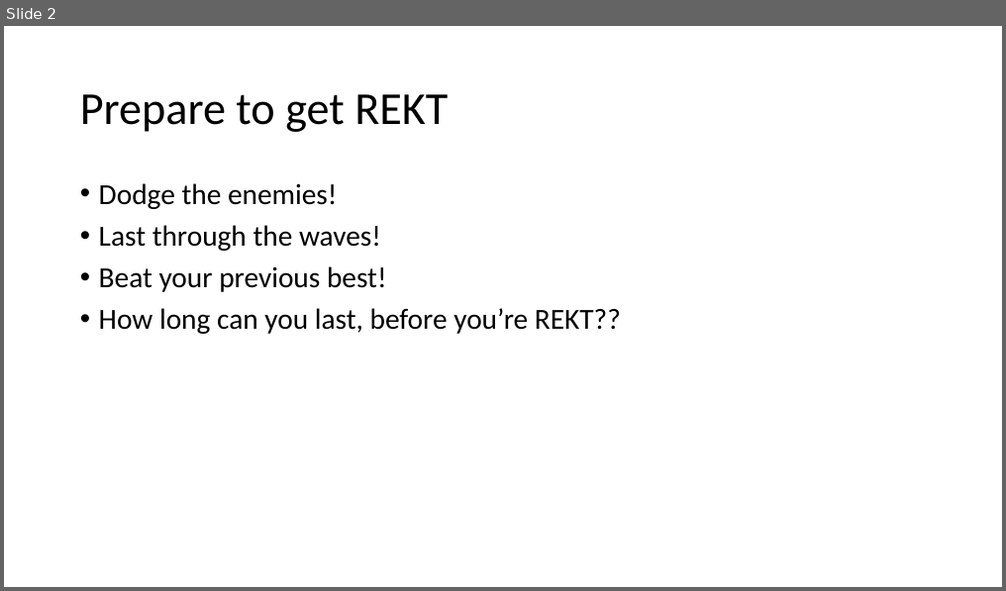
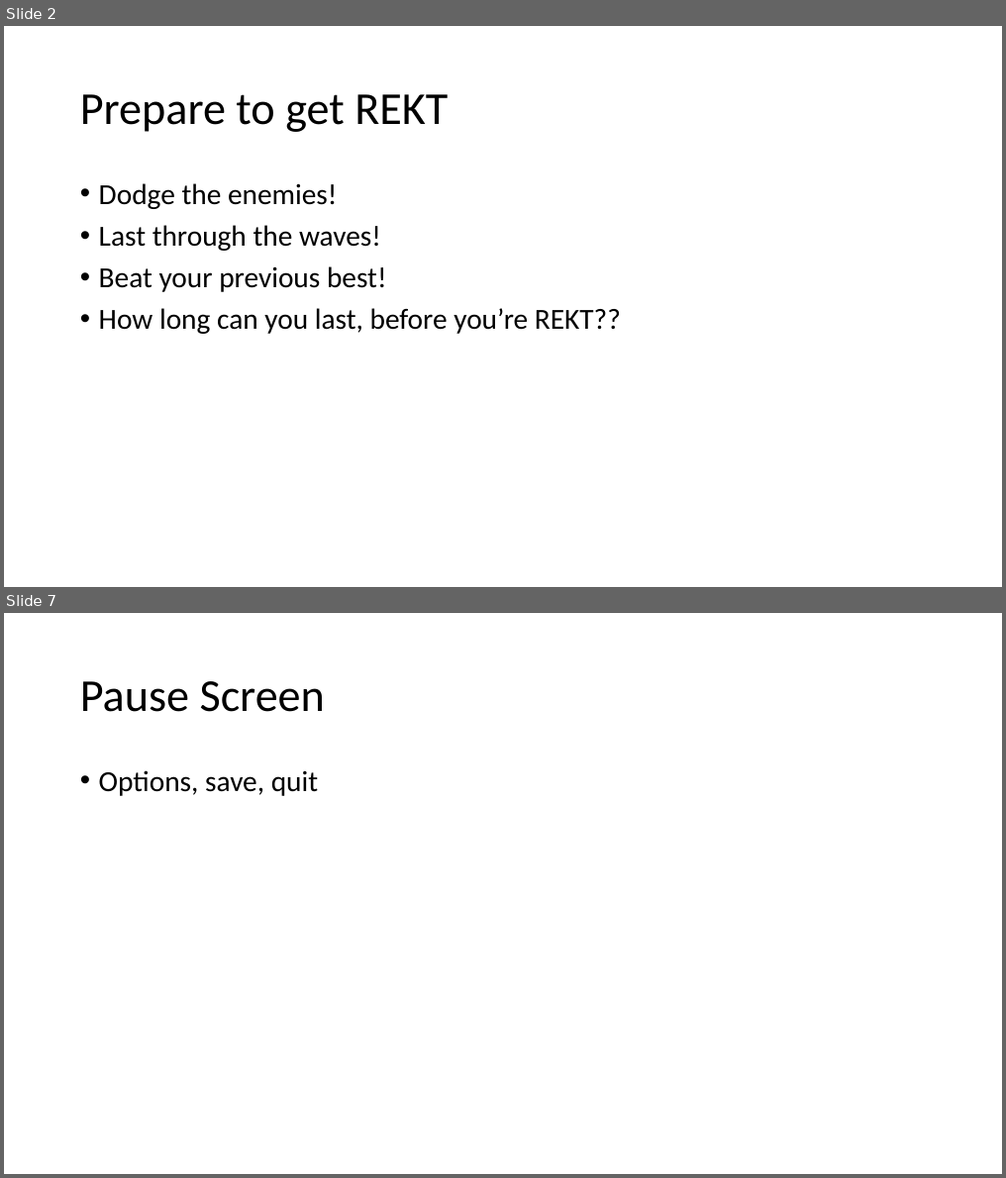
Before and after one commit to losborne/TheREKTangle, a slide deck: ProjectDocumentation/ProjectArchitecture.pptx. Shown one above the other, each under a label of ours: slide 2 before the commit, slides 2 and 7 after it; the slides between them are not shown. The pictures are 1006x591 and 1006x1178 pixels, drawn with LibreOffice and Linux fonts; fonts in the diff are those of the drawing. Boxes give left, top, right and bottom in pixels: in the first picture for what was removed or moved away, otherwise in the second. Text is boxed around its words. In the diff, an @@ line names an element or a change of style, - is before the commit and + after.

```diff
--- a/ProjectDocumentation/ProjectArchitecture.pptx
+++ b/ProjectDocumentation/ProjectArchitecture.pptx
@@ slide 7 added at [4,613,1002,1174], background #FFFFFF @@
@@ title added at [80,681,325,712], 44 pt, text #000000 @@
+Pause Screen
@@ text added at [99,770,318,796], 28 pt, text #000000 @@
+• Options, save, quit
```
Also in this commit, not shown: 1 slide changed, 3 other slides added, 1 slide removed.
